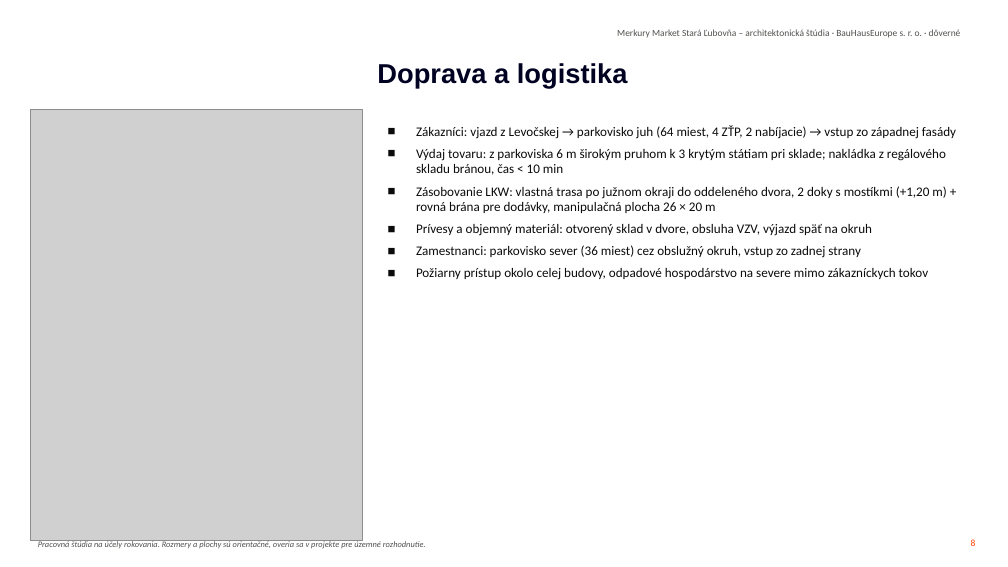
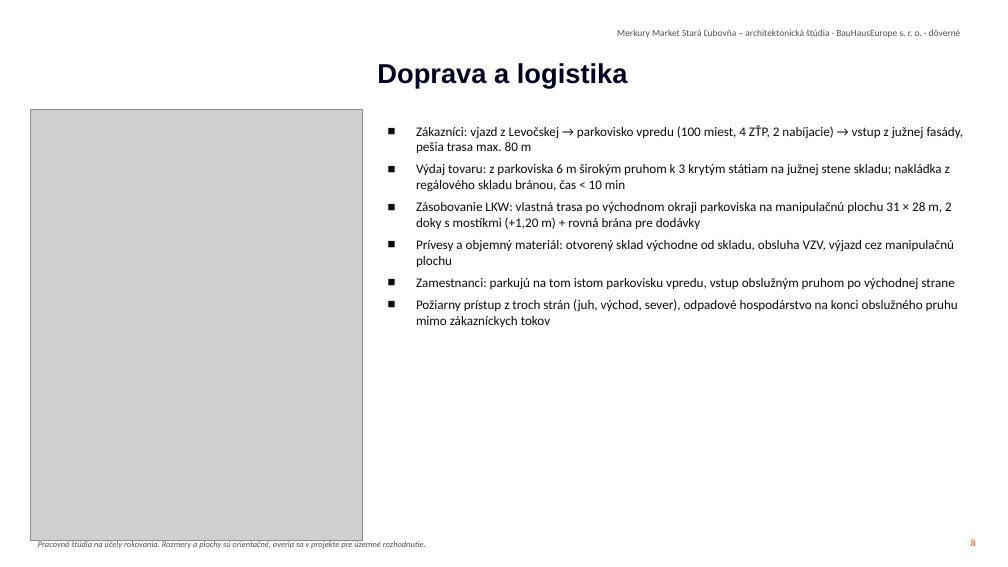
Before and after one commit to Lubo585/Lubo585, a slide deck: slide 8 of business-plan/studia-merkury-market/Studia_predajne_Merkury_Market_Stara_Lubovna_SK.pptx. Drawn at 1008x567 pixels with LibreOffice and Linux fonts; fonts in the diff are those of the drawing; grey boxes stand for pictures; background and template pictures are left out. Boxes give left, top, right and bottom in pixels: in the first picture for what was removed or moved away, otherwise in the second. Text is boxed around its words. In the diff, an @@ line names an element or a change of style, - is before the commit and + after.

```diff
--- a/business-plan/studia-merkury-market/Studia_predajne_Merkury_Market_Stara_Lubovna_SK.pptx
+++ b/business-plan/studia-merkury-market/Studia_predajne_Merkury_Market_Stara_Lubovna_SK.pptx
@@ text at <box>416,125,964,327</box>: text changed @@
-■ Zákazníci: vjazd z Levočskej → parkovisko juh (64 miest, 4 ZŤP, 2 nabíjacie) → vstup zo západnej fasády
-■ Výdaj tovaru: z parkoviska 6 m širokým pruhom k 3 krytým státiam pri sklade; nakládka z regálového skladu bránou, čas < 10 min
-■ Zásobovanie LKW: vlastná trasa po južnom okraji do oddeleného dvora, 2 doky s mostíkmi (+1,20 m) + rovná brána pre dodávky, manipulačná plocha 26 × 20 m
-■ Prívesy a objemný materiál: otvorený sklad v dvore, obsluha VZV, výjazd späť na okruh
-■ Zamestnanci: parkovisko sever (36 miest) cez obslužný okruh, vstup zo zadnej strany
-■ Požiarny prístup okolo celej budovy, odpadové hospodárstvo na severe mimo zákazníckych tokov
+■ Zákazníci: vjazd z Levočskej → parkovisko vpredu (100 miest, 4 ZŤP, 2 nabíjacie) → vstup z južnej fasády, pešia trasa max. 80 m
+■ Výdaj tovaru: z parkoviska 6 m širokým pruhom k 3 krytým státiam na južnej stene skladu; nakládka z regálového skladu bránou, čas < 10 min
+■ Zásobovanie LKW: vlastná trasa po východnom okraji parkoviska na manipulačnú plochu 31 × 28 m, 2 doky s mostíkmi (+1,20 m) + rovná brána pre dodávky
+■ Prívesy a objemný materiál: otvorený sklad východne od skladu, obsluha VZV, výjazd cez manipulačnú plochu
+■ Zamestnanci: parkujú na tom istom parkovisku vpredu, vstup obslužným pruhom po východnej strane
+■ Požiarny prístup z troch strán (juh, východ, sever), odpadové hospodárstvo na konci obslužného pruhu mimo zákazníckych tokov
```
Also in this commit, not shown: 6 other slides changed, 3 other files.
